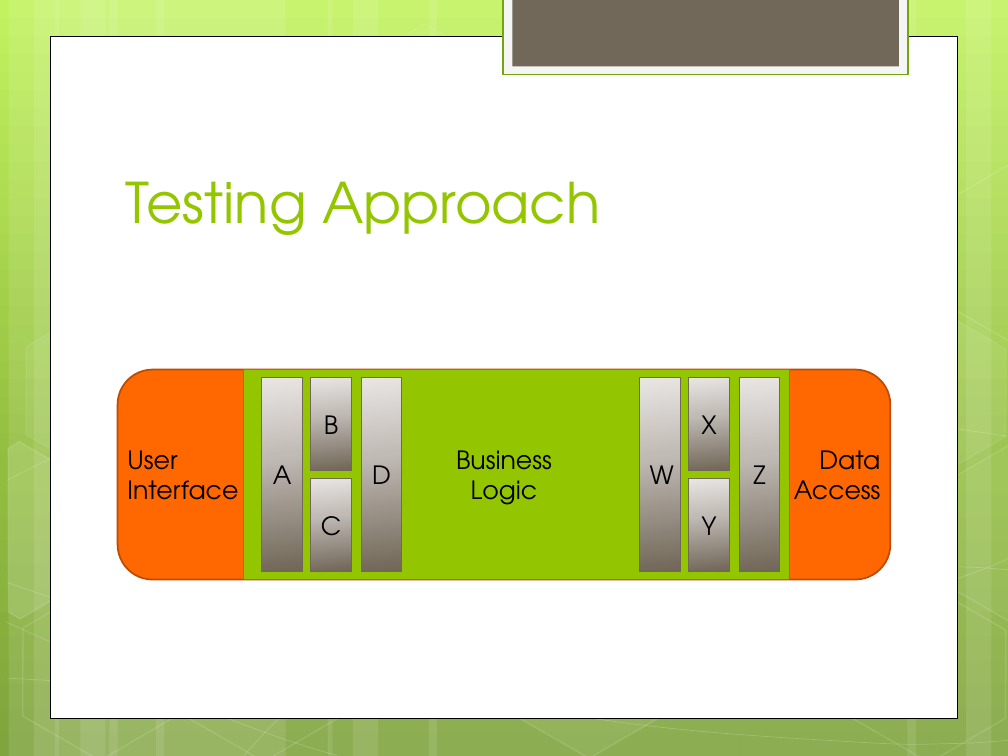
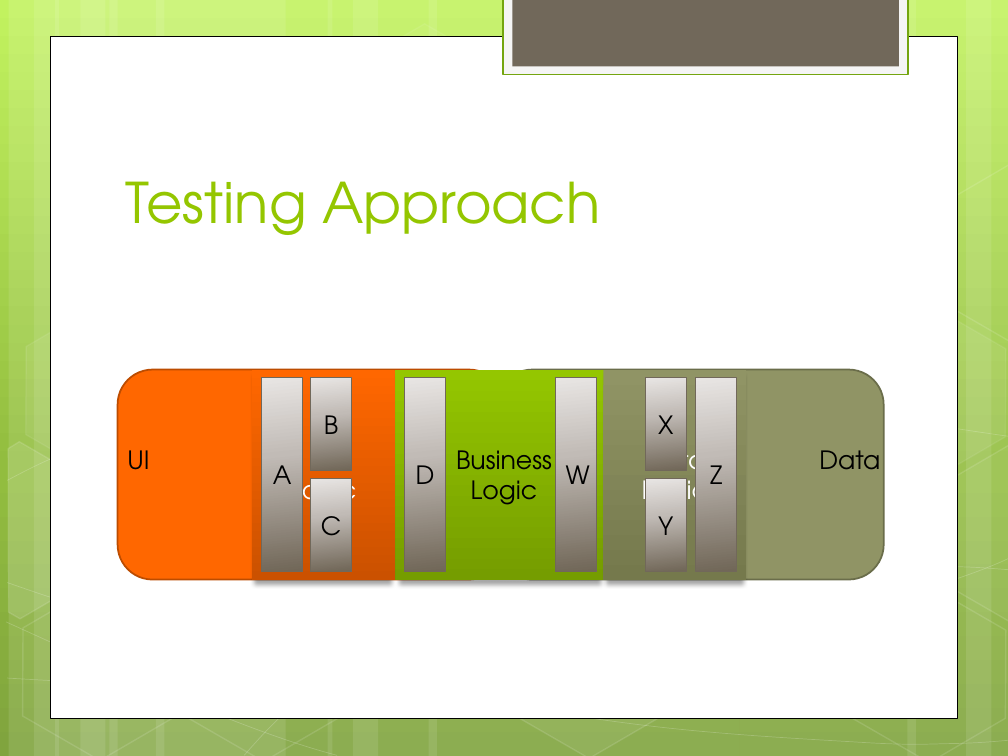
Before and after one commit to trayburn/Presentation-AdvancedTDD, a slide deck: slide 10 of Advanced Test Driven Development.pptx. Drawn at 1008x756 pixels with LibreOffice and Linux fonts; fonts in the diff are those of the drawing; background and template pictures are left out. Boxes give left, top, right and bottom in pixels: in the first picture for what was removed or moved away, otherwise in the second. Text is boxed around its words. In the diff, an @@ line names an element or a change of style, - is before the commit and + after.

```diff
--- a/Advanced Test Driven Development.pptx
+++ b/Advanced Test Driven Development.pptx
@@ rounded rectangle: place and size @@
-rounded rectangle at <box>118,370,891,580</box>
+rounded rectangle at <box>118,370,504,580</box>
@@ rectangle: place and size @@
-rectangle at <box>244,370,790,580</box>
+rectangle at <box>395,370,605,580</box>
@@ rectangle at <box>395,370,605,580</box>: fill #94C600 to gradient #94C600 to #769D00; outline #6D9200 1.25 pt to none; shadow on @@
@@ rectangle "D": place and size @@
-rectangle "D" at <box>361,378,401,572</box>
+rectangle "D" at <box>404,378,445,572</box>
@@ rectangle "W": place and size @@
-rectangle "W" at <box>640,378,680,572</box>
+rectangle "W" at <box>555,378,596,572</box>
@@ group added at <box>127,370,883,580</box>: 2 rectangles, 1 rounded rectangle, 1 text @@
+UI
+UI
+Logic
+Data
+Logic
@@ 3 rectangles: place and size @@
-3 rectangles at <box>688,378,779,572</box>
+3 rectangles at <box>645,378,736,572</box>
@@ text removed at <box>127,450,238,500</box> @@
-User
-Interface
@@ text at <box>819,450,880,470</box>: text changed @@
-Data Access
+Data
```
Also in this commit, not shown: 4 other slides changed.
